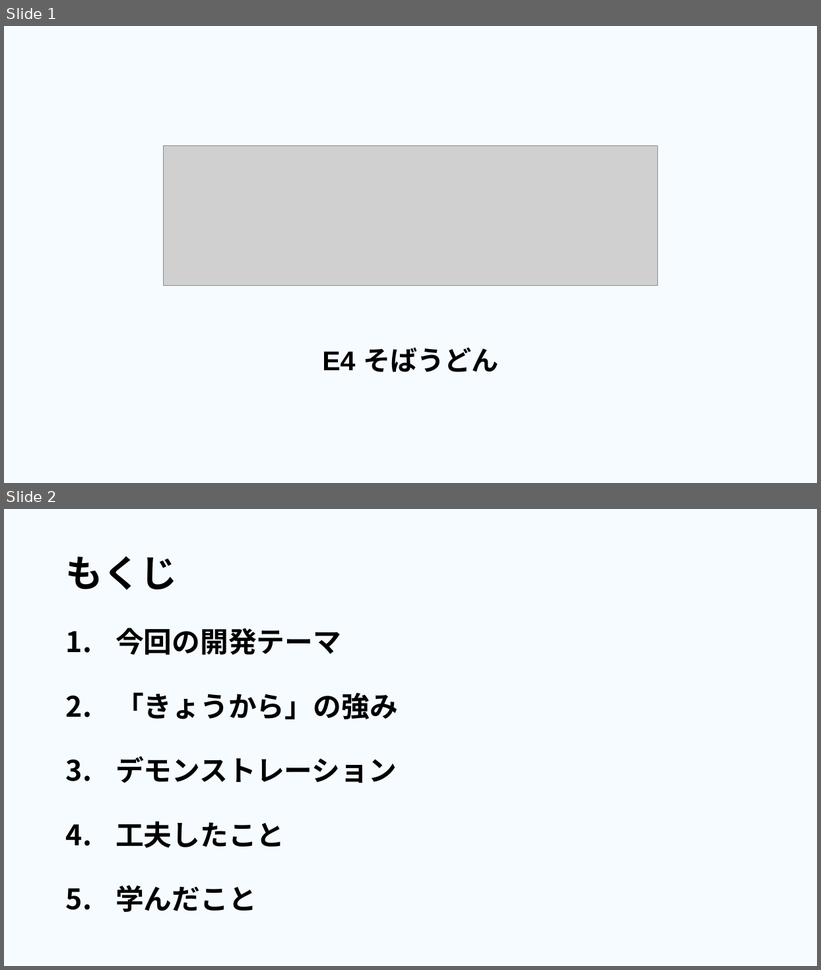
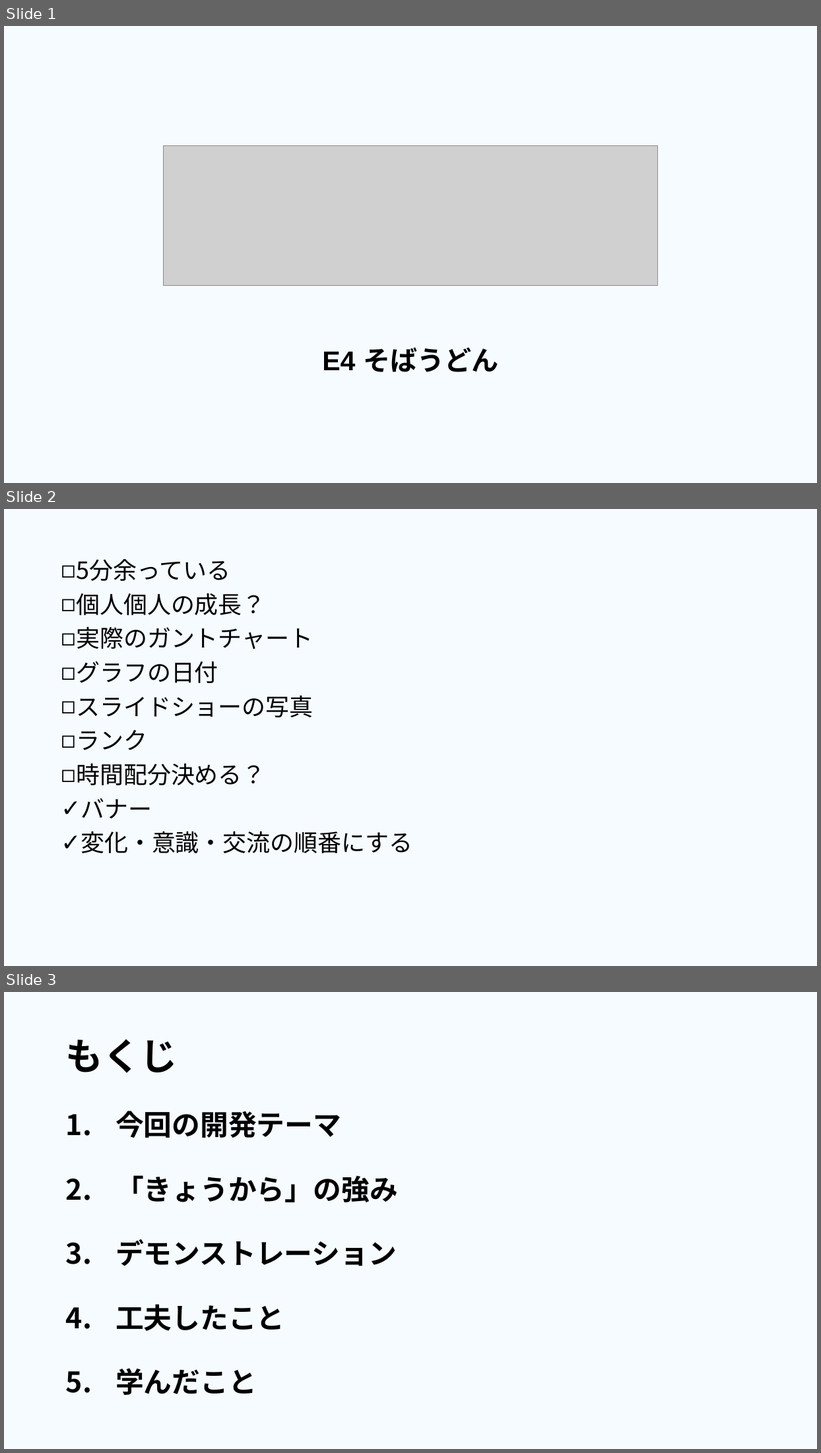
Before and after one commit to dojo2023/E-4, a slide deck: 共有用フォルダー/成果発表.pptx. Shown one above the other, each under a label of ours: slides 1 and 2 before the commit, slides 1, 2 and 3 after it. The pictures are 821x970 and 821x1453 pixels, drawn with LibreOffice and Linux fonts; fonts in the diff are those of the drawing; grey boxes stand for pictures. Boxes give left, top, right and bottom in pixels: in the first picture for what was removed or moved away, otherwise in the second. Text is boxed around its words. In the diff, an @@ line names an element or a change of style, - is before the commit and + after.

```diff
--- a/共有用フォルダー/成果発表.pptx
+++ b/共有用フォルダー/成果発表.pptx
@@ slide 2 added at (4, 509, 817, 966), background #00B0F0 at 4% opacity @@
@@ text added at (77, 559, 413, 854), 28 pt, text #000000 @@
+◻ 5分余っている
+◻ 個人個人の成長？
+◻ 実際のガントチャート
+◻ グラフの日付
+◻ スライドショーの写真
+◻ ランク
+◻ 時間配分決める？
+✓ バナー
+✓ 変化・意識・交流の順番にする
@@ what was slide 2 is now slide 3 @@
```
Also in this commit, not shown: 2 slides changed, 3 other slides added.
